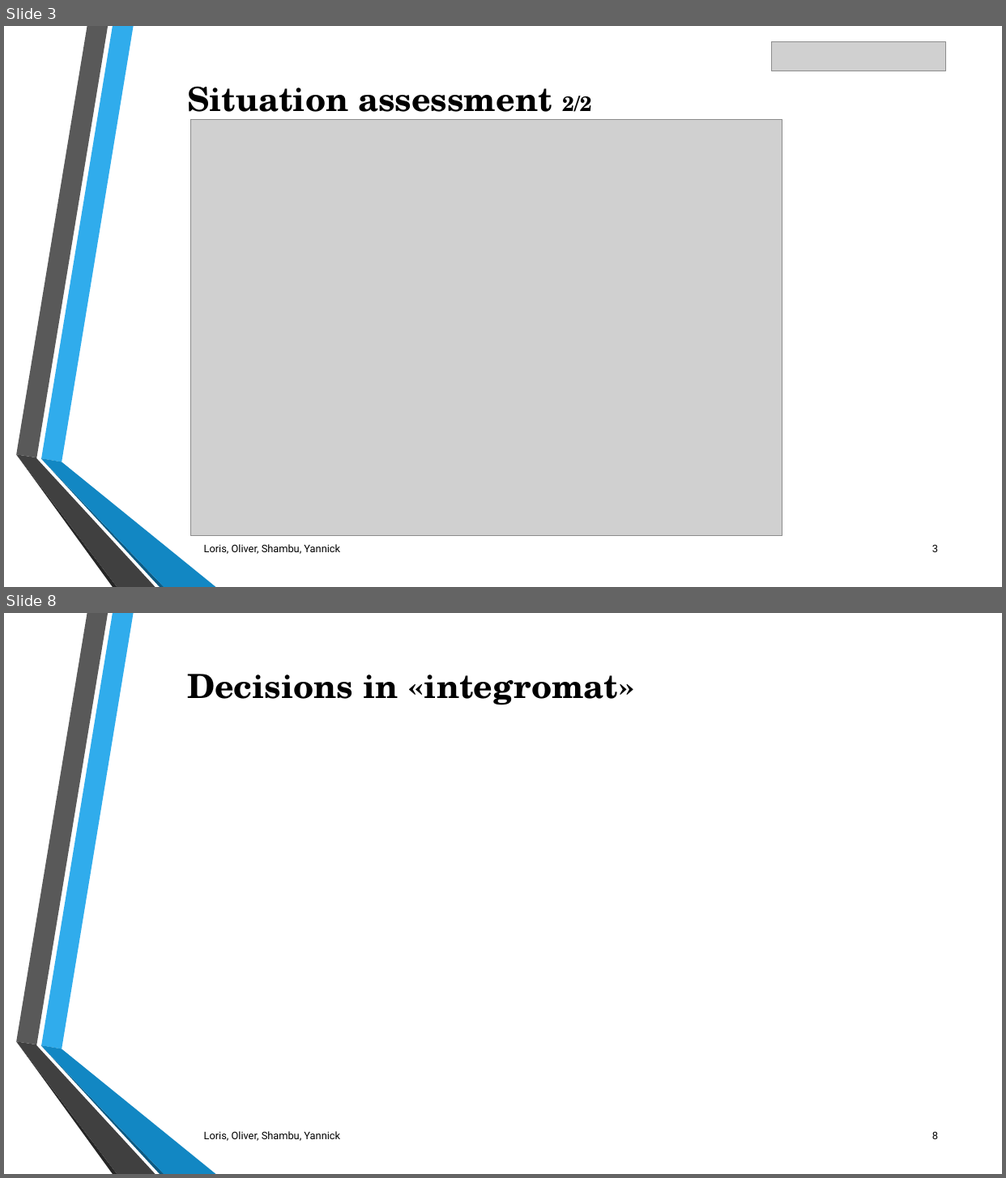
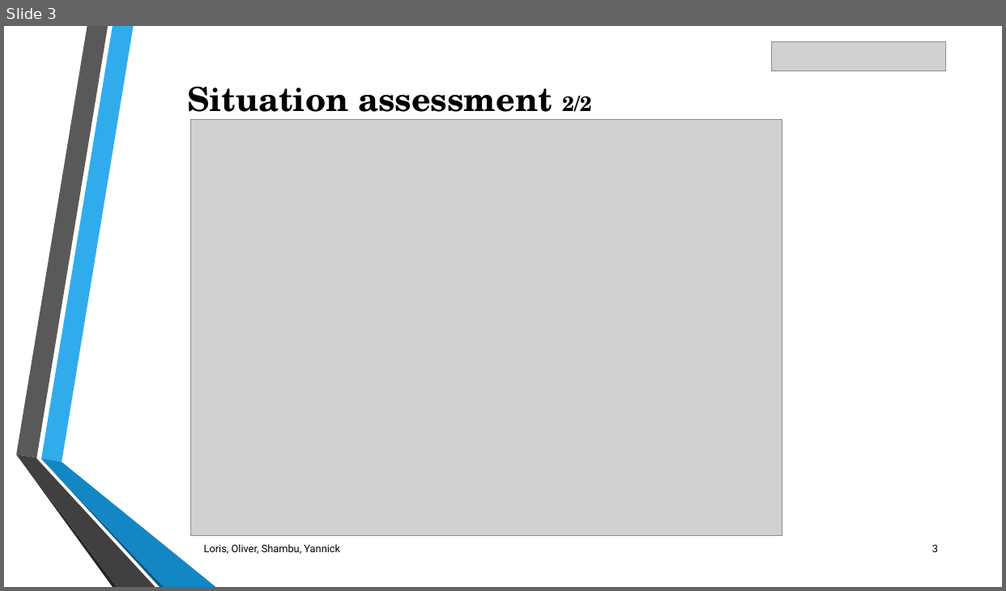
Before and after one commit to DigiBP/digibp-morcote, a slide deck: DBP_Morcote_CC_ClothingCompany.pptx. Shown one above the other, each under a label of ours: slides 3 and 8 before the commit, slide 3 after it; the slides between them are not shown. The pictures are 1006x1178 and 1006x591 pixels, drawn with LibreOffice and Linux fonts; fonts in the diff are those of the drawing; grey boxes stand for pictures. Boxes give left, top, right and bottom in pixels: in the first picture for what was removed or moved away, otherwise in the second. Text is boxed around its words. In the diff, an @@ line names an element or a change of style, - is before the commit and + after.

```diff
--- a/DBP_Morcote_CC_ClothingCompany.pptx
+++ b/DBP_Morcote_CC_ClothingCompany.pptx
@@ slide 8 removed at (4,613,1002,1174), background #FFFFFF; not listed: 6 template elements that a slide beside it also shows @@
@@ text removed at (187,674,635,705) @@
-Decisions in «integromat»
@@ text removed at (204,1131,340,1141) @@
-Loris, Oliver, Shambu, Yannick
@@ page number removed at (932,1131,938,1139) @@
-8
```
Also in this commit, not shown: 2 slides changed, 3 other slides removed.
